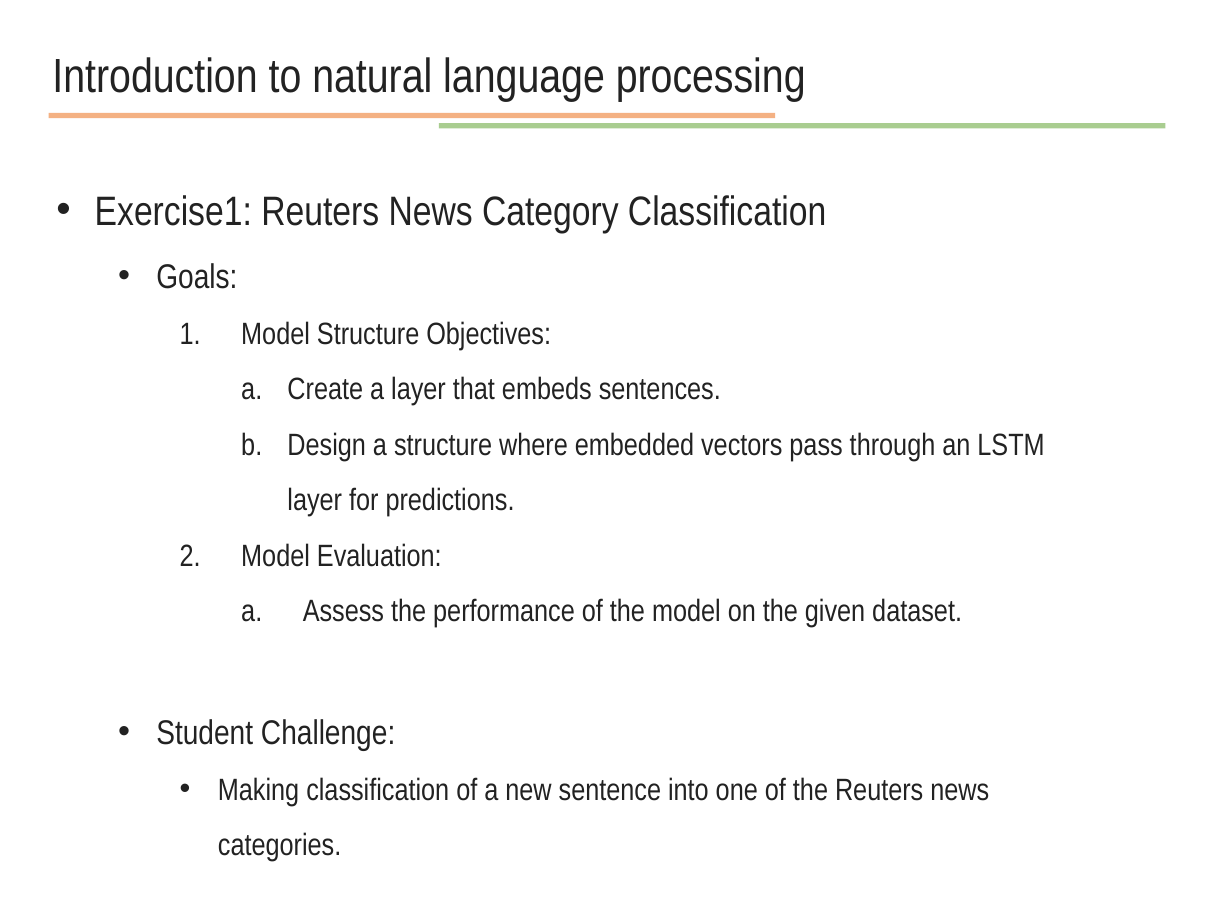
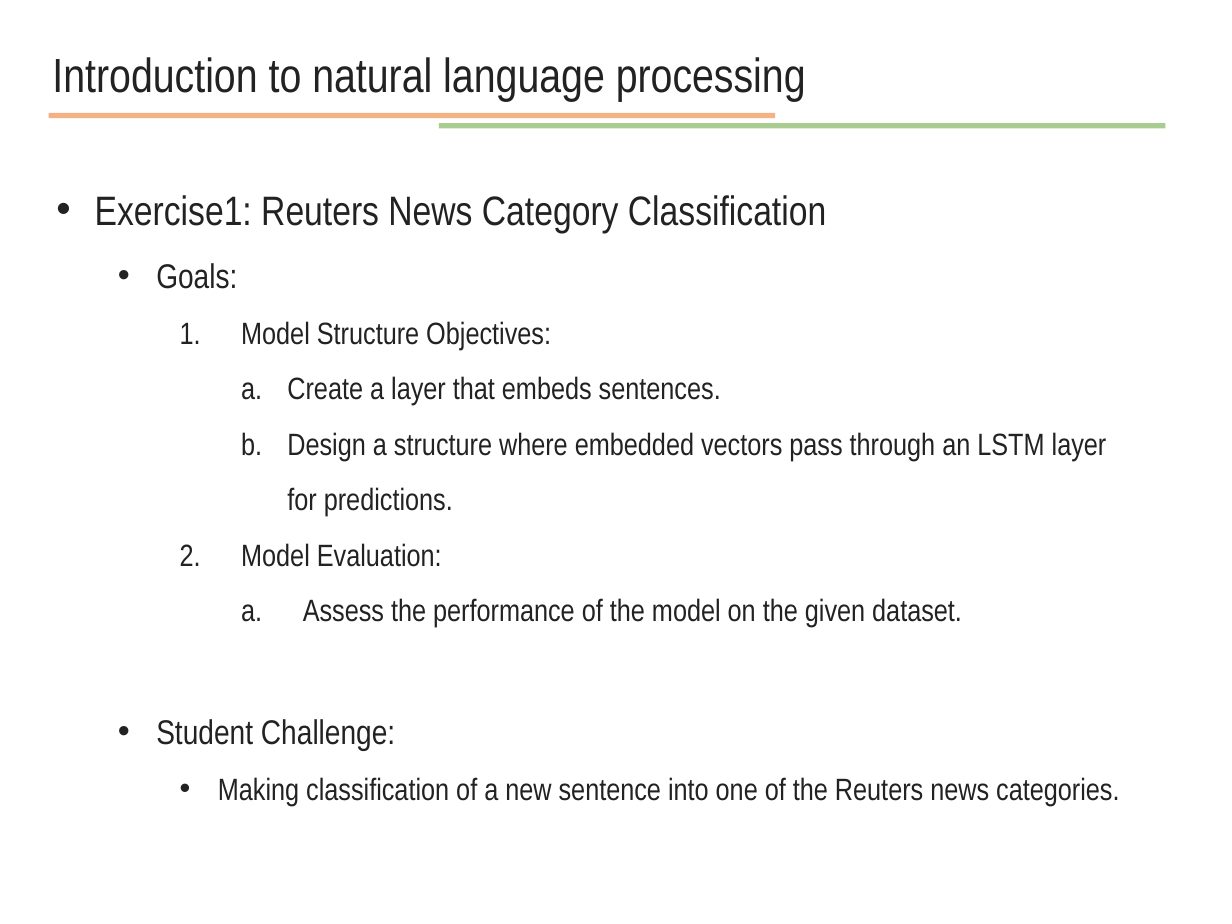
Before and after one commit to JunetaeKim/DeepLearningClass, a slide deck: slide 33 of Week14/week14 natural language processing.pptx. Drawn at 1232x924 pixels with LibreOffice and Linux fonts; fonts in the diff are those of the drawing. Boxes give left, top, right and bottom in pixels: in the first picture for what was removed or moved away, otherwise in the second. Text is boxed around its words. In the diff, an @@ line names an element or a change of style, - is before the commit and + after.

```diff
--- a/Week14/week14 natural language processing.pptx
+++ b/Week14/week14 natural language processing.pptx
@@ text "Exercise1: Reuters News Category Classification" rewrapped from (x1=95, y1=195, x2=1044, y2=861) to (x1=95, y1=195, x2=1119, y2=806) @@
```
Also in this commit, not shown: 3 other slides changed.
